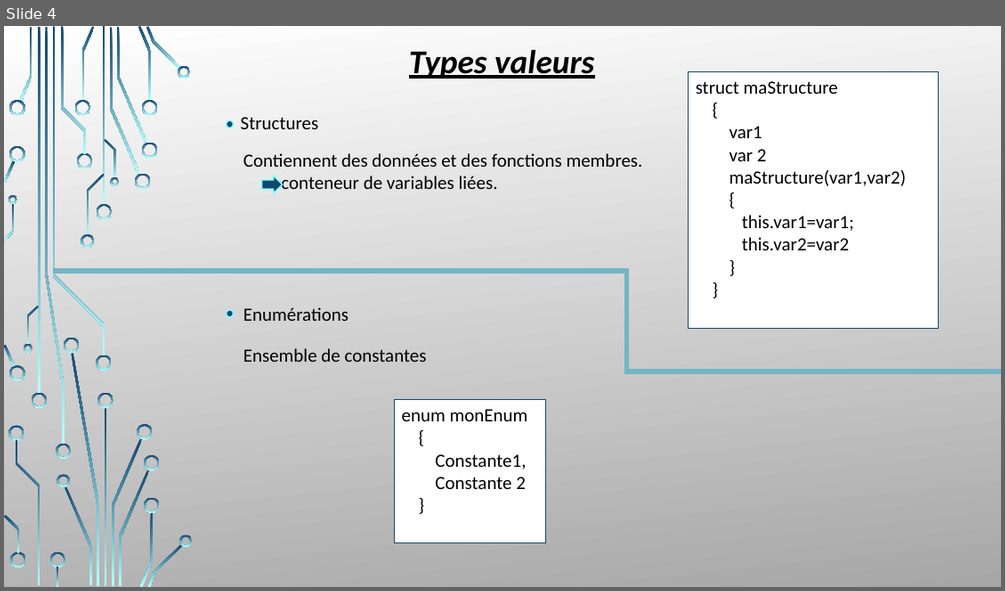
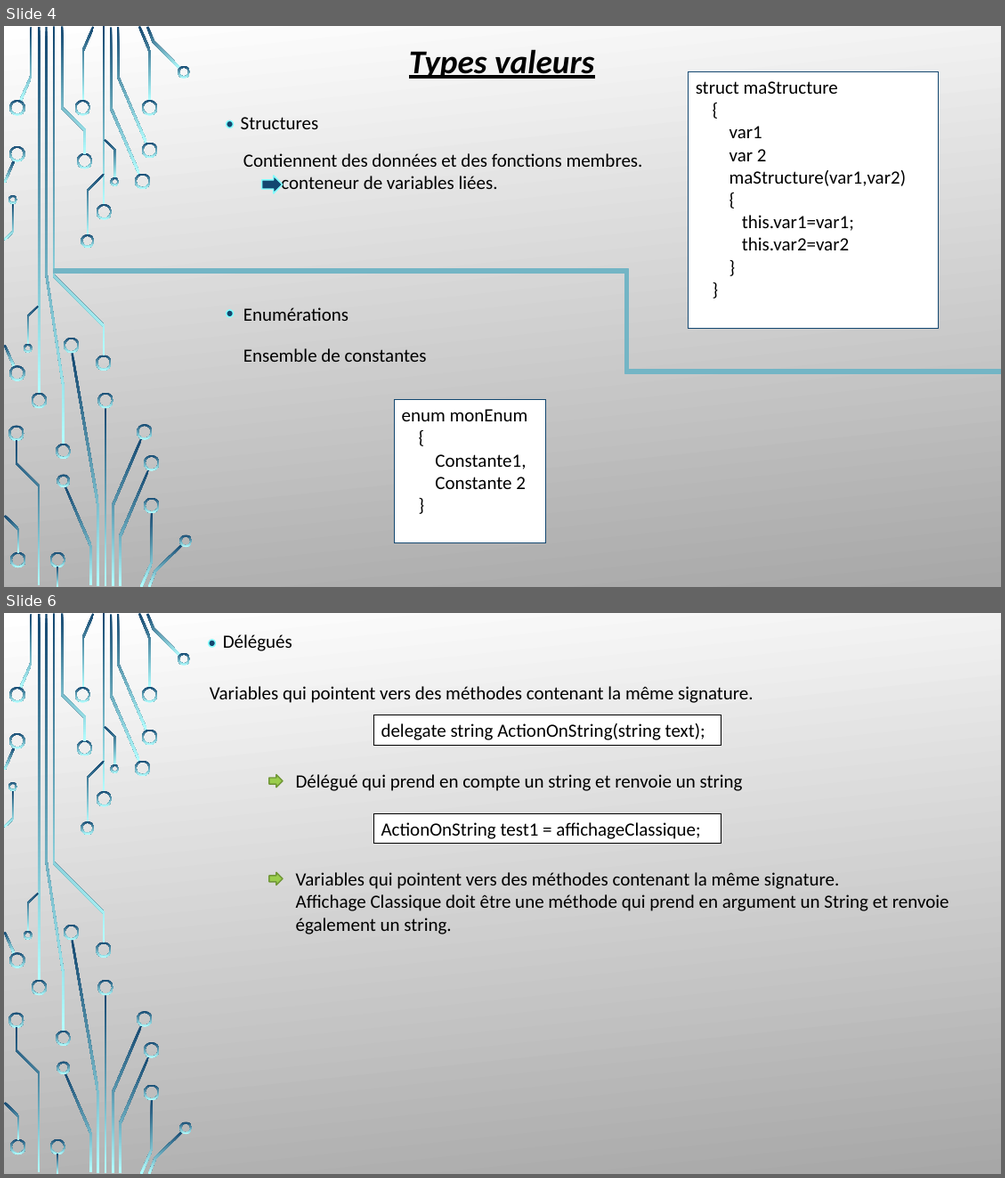
Before and after one commit to LouisMalbranque/Projet-C-S2, a slide deck: CoursCS2.pptx. Shown one above the other, each under a label of ours: slide 4 before the commit, slides 4 and 6 after it; the slides between them are not shown. The pictures are 1005x591 and 1005x1178 pixels, drawn with LibreOffice and Linux fonts; fonts in the diff are those of the drawing; background and template pictures are left out. Boxes give left, top, right and bottom in pixels: in the first picture for what was removed or moved away, otherwise in the second. Text is boxed around its words. In the diff, an @@ line names an element or a change of style, - is before the commit and + after.

Commit message:
Complément partie délégué (partiel) + complément partie gestion évènement (partiel)

```diff
--- a/CoursCS2.pptx
+++ b/CoursCS2.pptx
@@ slide 6 added at <box>4,613,1001,1174</box>, background picture (left out); not listed: 54 template elements that a slide beside it also shows @@
@@ text added at <box>223,634,292,651</box>, 18 pt, text #000000 @@
+Délégués
@@ ellipse added at <box>209,640,216,648</box>, fill #134770, outline #82FFFF 1.25 pt @@
@@ text added at <box>210,686,753,703</box>, 18 pt, text #000000 @@
+Variables qui pointent vers des méthodes contenant la même signature.
@@ rectangle added at <box>373,715,720,746</box>, fill #FFFFFF, outline #000000 0.75 pt, 18 pt, text #000000 @@
+delegate string ActionOnString(string text);
@@ right arrow added at <box>269,774,283,787</box>, fill #9ACD4C, outline #729838 1.25 pt @@
@@ text added at <box>296,774,743,791</box>, 18 pt, text #000000 @@
+Délégué qui prend en compte un string et renvoie un string
@@ rectangle added at <box>373,813,720,844</box>, fill #FFFFFF, outline #000000 0.75 pt, 18 pt, text #000000 @@
+ActionOnString test1 = affichageClassique;
@@ right arrow added at <box>269,873,283,885</box>, fill #9ACD4C, outline #729838 1.25 pt @@
@@ text added at <box>296,872,949,934</box>, 18 pt, text #000000 @@
+Variables qui pointent vers des méthodes contenant la même signature.
+Affichage Classique doit être une méthode qui prend en argument un String et renvoie également un string.
```
Also in this commit, not shown: 1 slide changed, 1 slide removed, 3 other files.
